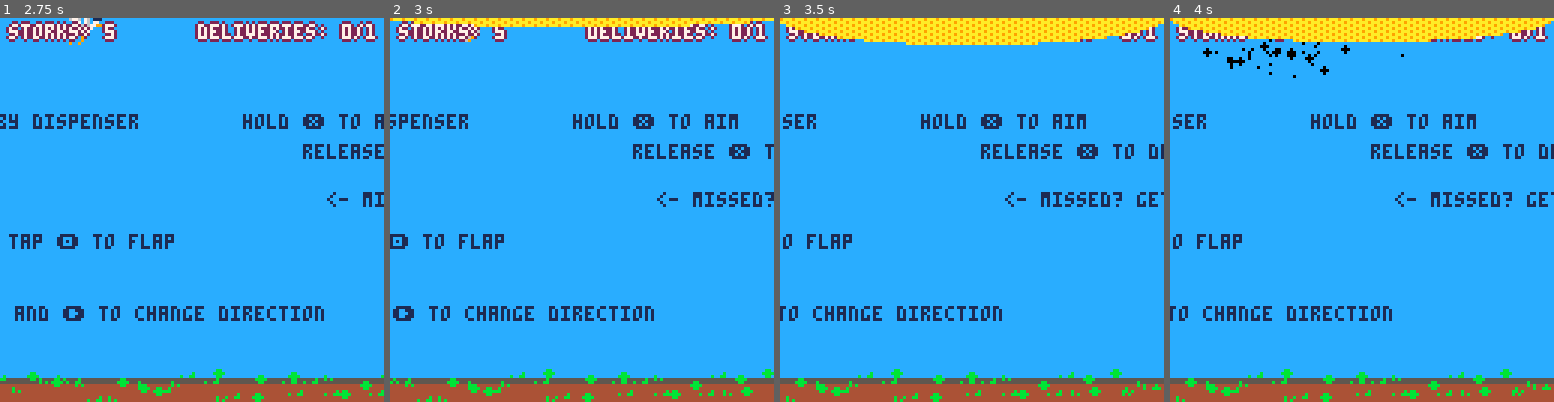
Above: before the commit, frames 1-4 (left to right).
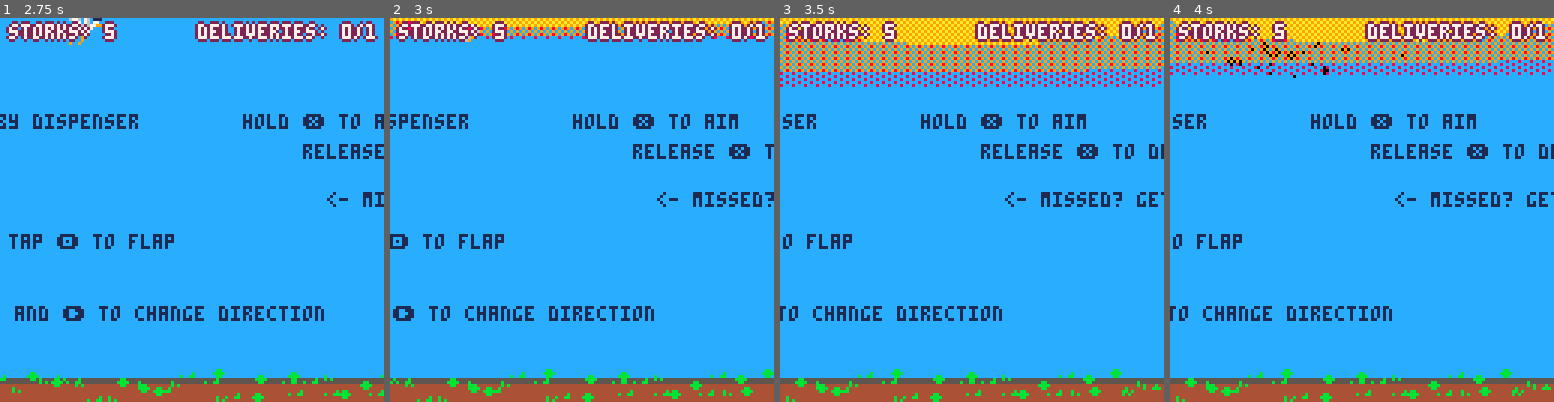
Above: after the commit, the same moments.

Repository: cheesepencil/ld53
Game: PICO-8 cartridge ld53.p8
Same seed, same stepped clock (60 frames per second), same inputs: the game is played once before the commit and once after it.
Inputs:
- Up to frame 1 (2.75 s): tap X (X key) at 0.33, 1.07, 1.85 s; tap O (Z key) at 0.7, 1.7, 2.1, 2.5 s; hold Right 1.6-2.1 s; hold Up 2.15-2.42 s; hold Right from 2.47 s (still down)
- Up to frame 2 (3 s): keep holding Right; tap O (Z key) at 2.9 s; tap X (X key) at 2.97 s
- Up to frame 3 (3.5 s): release Right at 3.03 s; hold Left from 3.08 s (still down); tap O (Z key) at 3.3 s
- Up to frame 4 (4 s): release Left at 3.58 s; hold Down 3.63-3.97 s; tap O (Z key) at 3.7 s

Frame 1 is identical in both runs. In frame 2, 1.8% of the frame differs, in the area x 0-100%, y 0-6%; in frame 3, 9.9%, in the area x 0-100%, y 0-18%; in frame 4, 8.1%.

Commit message:
sun improvements

Diff:
--- a/scene.lua
+++ b/scene.lua
@@ -227,6 +227,7 @@
     for drone in all(scene.drones) do
         drone:draw()
     end
+    scene.sun:draw(scene.cam)
     for redhat in all(scene.redhats) do
         redhat:draw()
     end
@@ -244,7 +245,6 @@
     print("storks: " .. scene.lives, scene.cam.x + 3 - 1,   2, outline_color)
     print("storks: " .. scene.lives, scene.cam.x + 3,       2, text_color)
 
-    scene.sun:draw(scene.cam)
 
     if scene.over and scene.won then
         fancy_text({
--- a/sun.lua
+++ b/sun.lua
@@ -11,14 +11,33 @@
 end
 
 function _sun_draw(sun, cam)
+    -- ▒
+    -- ░
     local x0 = cam.x - 1
     local x1 = cam.x + 128
     local y0 = -sun.strength - 1
     local y1 = -1 + sun.strength
 
+    local corona_modifier = 2
+    local corona_modifier2 = 2.5
+
+    fillp(░)
+    ovalfill(x0 * - corona_modifier2,
+        y0 * corona_modifier2,
+        x1 * corona_modifier2,
+        y1 * corona_modifier2,
+        8)
+
+    fillp()
     ovalfill(x0, y0, x1, y1, 10)
-    fillp(░)
-    ovalfill(x0, y0, x1, y1, 9)
+
+    fillp(▒)
+    ovalfill(x0 * -corona_modifier,
+        y0 * corona_modifier,
+        x1 * corona_modifier,
+        y1 * corona_modifier,
+        9)
+
     fillp()
 end
 
